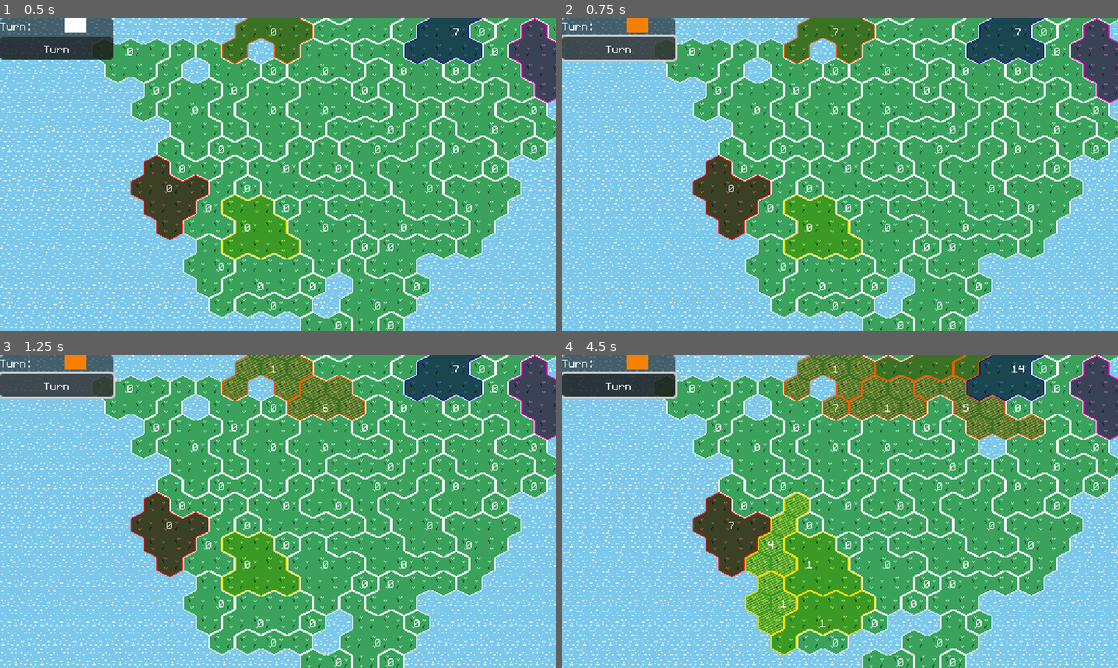
Above: before the commit, frames 1-4 (two rows, left to right).
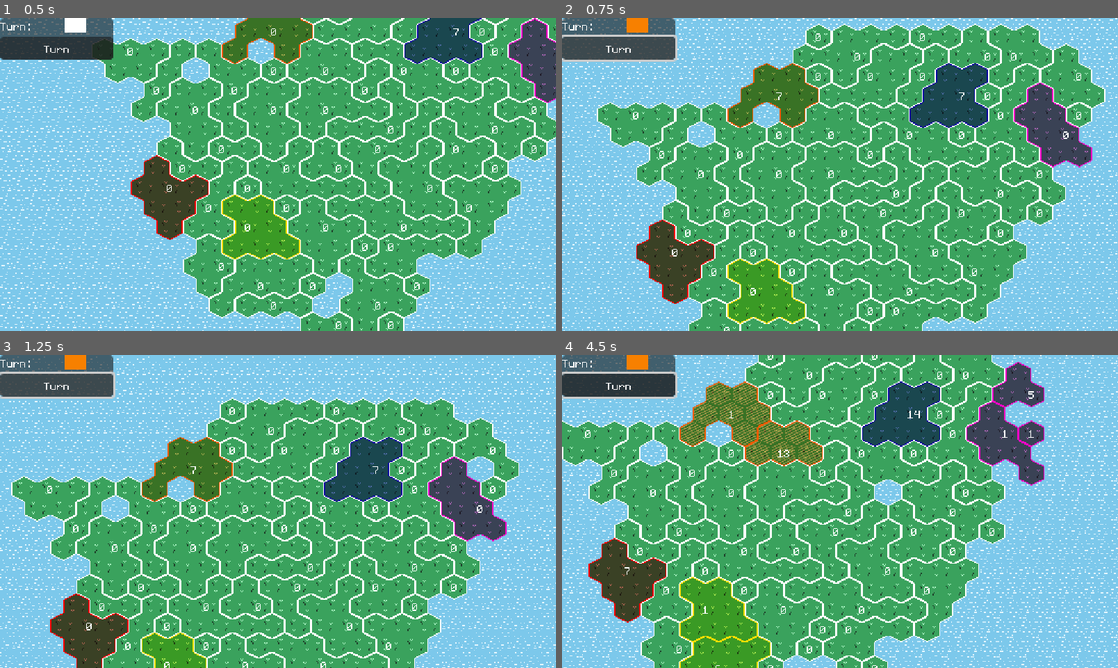
Above: after the commit, the same moments.

Repository: feored/LD54
Game: Godot game, scene res://scenes/main.tscn
The game is run twice, just before and just after one commit, with the same random seed, the same clock (stepped at 60 frames per second) and the same inputs.
Inputs (mouse positions are in pixels of both pictures, inside the frame that each line leads up to):
- Up to frame 1 (0.5 s): no input
- Up to frame 2 (0.75 s): click "Turn" at 0.5 s
- Up to frame 3 (1.25 s): no input
- Up to frame 4 (4.5 s): click "Turn" at 1.25 s; click "Turn" at 2 s; move the mouse to (962, 495) at 2.77 s; click (962, 495) at 2.92 s; move the mouse to (728, 527) at 3.52 s; click (728, 527) at 3.67 s; move the mouse to (895, 442) at 4.27 s; click (895, 442) at 4.42 s

Frame 1 is identical in both runs. In frame 2, 49% of the frame differs, in the area x 0-100%, y 0-100%; in frame 3, 53%; in frame 4, 66%.
Error before the commit: Invalid access to property or key '1' on a base object of type 'Dictionary'. (res://scenes/main.gd:94)

Commit message:
camera work

Diff:
--- a/scenes/camera/Camera2D.gd
+++ b/scenes/camera/Camera2D.gd
@@ -19,3 +19,15 @@
 		position.y -= step
 	elif local_mouse_pos.y > viewport_size.y - edge	and position.y < limit:
 		position.y += step
+
+
+func move_bounded(target):
+	if target.x > limit:
+		target.x = limit
+	elif target.x < -limit:
+		target.x = -limit
+	if target.y > limit:
+		target.y = limit
+	elif target.y < -limit:
+		target.y = -limit
+	self.position = target
--- a/scenes/main.gd
+++ b/scenes/main.gd
@@ -135,7 +135,7 @@
 	self.world.clear_regions_used()
 	check_win_condition()
 	generate_units(teams[self.turn])
-	world.generate_disaster()
+	await turn_events()
 	if not regions_left(self.teams[self.turn]):
 		next_turn()
 	elif (self.turn != self.player_team_index):
@@ -143,6 +143,10 @@
 		await bots_play()
 		next_turn()
 
+func turn_events():
+	##var camera_pos = self.world.camera.position
+	await world.generate_disaster()
+	##self.world.camera.position = camera_pos
 
 
 func regions_left(team):
--- a/utils.gd
+++ b/utils.gd
@@ -4,7 +4,8 @@
 func _ready():
 	randomize()
 
-
+func wait(time):
+	await get_tree().create_timer(time).timeout
 func team_to_layer(team):
 	match team:
 		1:
--- a/world/gen.gd
+++ b/world/gen.gd
@@ -134,6 +134,8 @@
 	return total
 
 func delete_cell(coords: Vector2i):
+	self.camera.move_bounded(self.coords_to_pos(coords) - Vector2(self.camera.viewport_size/2))
+	await Utils.wait(Constants.TURN_TIME)
 	self.regions[self.tiles[coords].region].tiles.erase(coords)
 	self.tiles[coords].queue_free()
 	self.tiles.erase(coords)
@@ -176,7 +178,7 @@
 	# only sinking tiles for now
 	var deleted_cell = Utils.pick_tile_to_sink(self.tiles.values())
 	var deleted_cell_region = deleted_cell.region
-	delete_cell(deleted_cell.coords)
+	await delete_cell(deleted_cell.coords)
 	recalculate_region(deleted_cell_region)
 
 func move_units(region_from : int, region_to: int):
